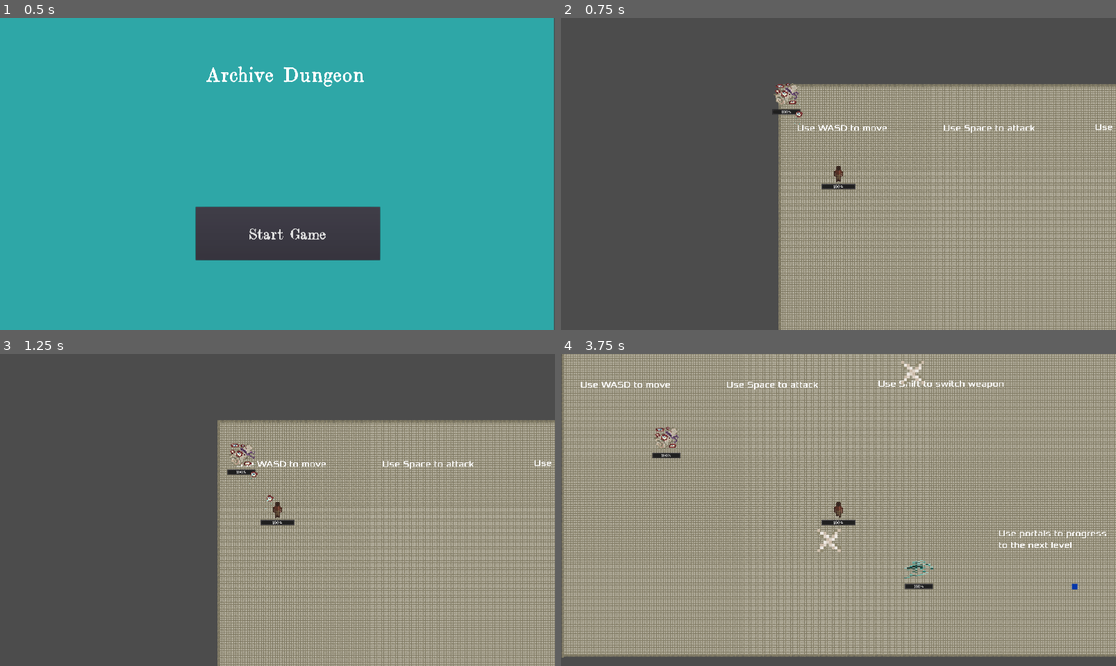
Above: before the commit, frames 1-4 (two rows, left to right).
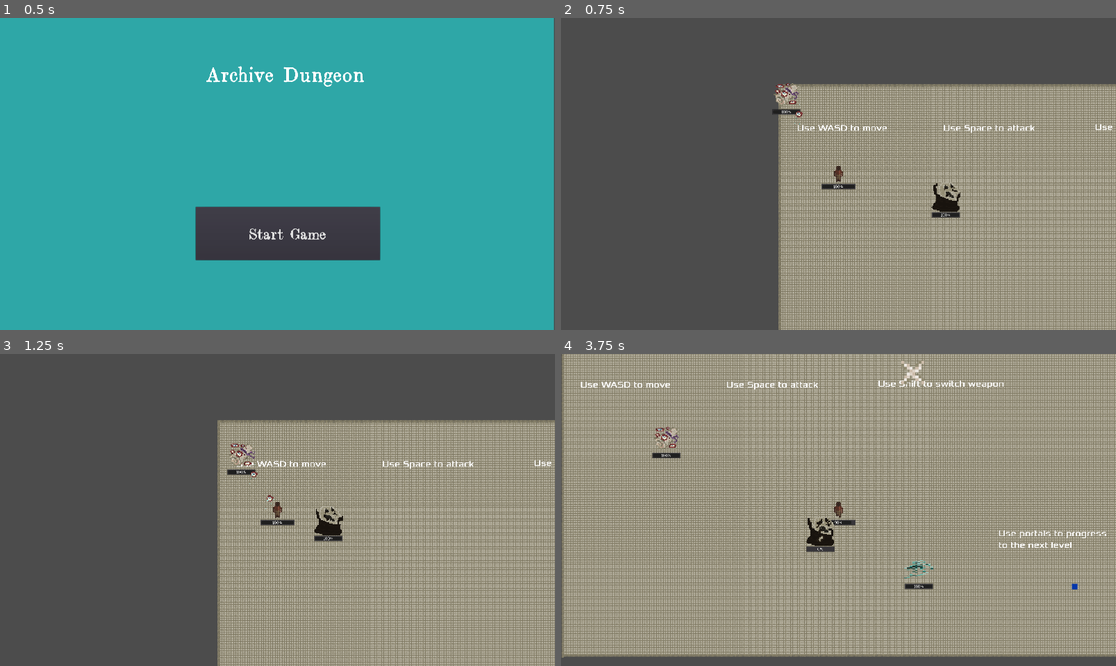
Above: after the commit, the same moments.

Repository: Not-Aaron/archive_dungeon
Game: Godot game, scene res://src/ui/start_screen.tscn
Same seed, same stepped clock (60 frames per second), same inputs: the game is played once before the commit and once after it.
Inputs (mouse positions are in pixels of both pictures, inside the frame that each line leads up to):
- Up to frame 1 (0.5 s): no input
- Up to frame 2 (0.75 s): click "Start Game" at 0.5 s
- Up to frame 3 (1.25 s): no input
- Up to frame 4 (3.75 s): move the mouse to (960, 494) at 1.27 s; hold D (move_right) 1.28-2.03 s; tap Space (shoot) at 1.35, 2.1, 3.05, 3.6 s; move the mouse to (727, 525) at 2.02 s; hold S (move_down) 2.03-2.78 s; move the mouse to (894, 441) at 2.77 s; hold D (move_right) 2.78-3.53 s; tap Shift (switch) at 2.85 s; move the mouse to (810, 572) at 3.52 s; hold W (move_up) from 3.53 s (still down)

Frame 1 is identical in both runs. In frame 2, 0.4% of the frame differs, in the area x 66-72%, y 52-65%; in frame 3, 0.4%; in frame 4, 0.5%, in the area x 44-53%, y 52-64%.
Error after the commit: Invalid call to function 'set_direction' in base 'Area2D (tar.gd)'. Expected 2 arguments. (res://src/actors/tar)

Commit message:
Work in progress on tar enemy
Started working on his behavior. He is faster and has a lingering, spray like weapon that drips tar. Working on a random number system to give him a bit of a spray in his attack. In addition to this, would like to include a slight slowdown function from coming into contact with the tar.

Diff:
--- a/project.godot
+++ b/project.godot
@@ -19,17 +19,27 @@
 "language": "GDScript",
 "path": "res://src/actors/scroll enemy/Eye.gd"
 }, {
-
 "base": "KinematicBody2D",
 "class": "Player",
 "language": "GDScript",
 "path": "res://src/actors/player/player.gd"
+}, {
+"base": "Area2D",
+"class": "Tar",
+"language": "GDScript",
+"path": "res://src/actors/tar enemy/tar.gd"
+}, {
+"base": "Area2D",
+"class": "Tarshot",
+"language": "GDScript",
+"path": "res://tar.gd"
 } ]
 _global_script_class_icons={
 "Bullet": "",
 "Eye": "",
-
-"Player": ""
+"Player": "",
+"Tar": "",
+"Tarshot": ""
 }
 
 [application]
--- /dev/null
+++ b/src/actors/tar enemy/tar.gd
@@ -0,0 +1,35 @@
+extends Area2D
+class_name Tar
+export (int) var speed = 20
+
+var direction := Vector2.ZERO
+var spin = PI
+onready var kill_timer = $KillTimer
+
+func _ready():
+	kill_timer.start()
+	$AnimatedSprite.animation = "shot"
+	$AnimatedSprite.play()
+
+# Called every frame. 'delta' is the elapsed time since the previous frame.
+func _physics_process(_delta: float):
+	if direction != Vector2.ZERO:
+		var velocity = position.direction_to(direction) * speed
+
+		global_position += velocity
+	#spin+=1
+	#self.set_rotation(spin)
+
+
+func set_direction(direction: Vector2):
+	self.direction = direction
+
+
+func _on_KillTimer_timeout():
+	queue_free()
+
+
+func _on_Bullet_body_entered(body):
+	if body.has_method("handle_hit"):
+		body.handle_hit()
+		queue_free()
--- /dev/null
+++ b/src/actors/tar enemy/tar.tscn
@@ -0,0 +1,48 @@
+[gd_scene load_steps=7 format=2]
+
+[ext_resource path="res://assets/enemy/tar monster/tar1.png" type="Texture" id=1]
+[ext_resource path="res://tar.gd" type="Script" id=4]
+
+[sub_resource type="CapsuleShape2D" id=4]
+radius = 12.0
+height = 0.0
+
+[sub_resource type="SpriteFrames" id=5]
+animations = [ {
+"frames": [ ExtResource( 1 ) ],
+"loop": true,
+"name": "shot",
+"speed": 5.0
+} ]
+
+[sub_resource type="CanvasItemMaterial" id=3]
+
+[sub_resource type="ParticlesMaterial" id=6]
+next_pass = SubResource( 3 )
+flag_disable_z = true
+gravity = Vector3( 0, 98, 0 )
+orbit_velocity = 0.0
+orbit_velocity_random = 0.0
+
+[node name="Tar" type="Area2D"]
+script = ExtResource( 4 )
+
+[node name="CollisionShape2D" type="CollisionShape2D" parent="."]
+shape = SubResource( 4 )
+
+[node name="AnimatedSprite" type="AnimatedSprite" parent="."]
+scale = Vector2( 3, 3 )
+frames = SubResource( 5 )
+animation = "shot"
+
+[node name="KillTimer" type="Timer" parent="."]
+wait_time = 0.25
+
+[node name="Particles2D" type="Particles2D" parent="."]
+scale = Vector2( 2, 2 )
+explosiveness = 1.0
+randomness = 1.0
+process_material = SubResource( 6 )
+texture = ExtResource( 1 )
+
+[connection signal="timeout" from="KillTimer" to="." method="_on_KillTimer_timeout"]
--- a/src/actors/tar enemy/tarenemy.gd
+++ b/src/actors/tar enemy/tarenemy.gd
@@ -1,16 +1,82 @@
 extends Area2D
 
-
+onready var player = $"../Player"
+onready var weapon = $tarweapon
+export var aggro_radius = 800
+export var speed = 400
+var health = 30
+var damage = 5
+var max_health = 20
+var velocity = Vector2.ZERO
+var attackdmg = 3
+onready var cooldowntimer = $attackcooldown
+onready var deathtimer = $deathtimer
 # Declare member variables here. Examples:
-# var a = 2
-# var b = "text"
+# var a: int = 2
+# var b: String = "text"
 
 
 # Called when the node enters the scene tree for the first time.
-func _ready():
-	pass # Replace with function body.
+func _ready() -> void:
+	cooldowntimer.start()
+	#pass # Replace with function body.
 
 
 # Called every frame. 'delta' is the elapsed time since the previous frame.
-#func _process(delta):
-#	pass
+# warning-ignore:unused_argument
+func _process(delta: float) -> void:
+
+	if not is_instance_valid(player) or position.distance_to(player.position) > aggro_radius or health <= 0:
+		cooldowntimer.stop()
+		velocity = Vector2.ZERO
+		if health <= 0:
+			return
+		$AnimatedSprite.stop()
+		#cooldowntimer.stop()
+		return
+	#cooldowntimer.start()
+	$AnimatedSprite.animation = "move"
+	$AnimatedSprite.play()
+	velocity = speed*position.direction_to(player.position)
+	position += velocity * delta
+	#implement attack cooldown
+	#attack(attackdmg)
+
+# Damage player upon collision
+
+func attack(attack:float):
+	#weapon._ready()
+	weapon.shoot(player.position)
+
+
+func take_damage(damage: float):
+	health -= damage
+	if health <= 0:
+		die()
+
+func die():
+	deathtimer.start()
+	$AnimatedSprite.animation = "die"
+	$AnimatedSprite.play()
+
+	#queue_free()
+
+func _on_attackcooldown_timeout():
+	attack(attackdmg)
+	#queue_free()
+	#pass()
+
+
+func _on_Tarenemy_body_entered(body):
+	if body == player:
+		if player.vulnerable:
+			$AnimatedSprite.animation = "attack"
+			player.take_damage(damage) # Replace with function body.
+
+
+func _on_Tarenemy_body_exited(body):
+	$AnimatedSprite.animation = "move" # Replace with function body.
+
+
+func _on_deathtimer_timeout():
+	queue_free() # Replace with function body. # Replace with function body.
--- a/src/actors/tar enemy/tarenemy.tscn
+++ b/src/actors/tar enemy/tarenemy.tscn
@@ -10,9 +10,9 @@
 [ext_resource path="res://assets/enemy/tar monster/tarmonsterdie3.png" type="Texture" id=8]
 [ext_resource path="res://assets/enemy/tar monster/tarmonsterdie5.png" type="Texture" id=9]
 [ext_resource path="res://assets/enemy/tar monster/tarmonsterdie4.png" type="Texture" id=10]
-[ext_resource path="res://src/actors/scroll enemy/Eye.tscn" type="PackedScene" id=11]
+[ext_resource path="res://src/actors/tar enemy/tarweapon.gd" type="Script" id=11]
 [ext_resource path="res://src/ui/health_bar.tscn" type="PackedScene" id=12]
-[ext_resource path="res://src/actors/scroll enemy/scrollweapon.gd" type="Script" id=13]
+[ext_resource path="res://src/actors/tar enemy/tar.tscn" type="PackedScene" id=13]
 [ext_resource path="res://src/actors/tar enemy/tarenemy.gd" type="Script" id=14]
 
 [sub_resource type="RectangleShape2D" id=1]
@@ -26,7 +26,7 @@
 "speed": 5.0
 }, {
 "frames": [ ExtResource( 7 ), ExtResource( 5 ), ExtResource( 8 ), ExtResource( 10 ), ExtResource( 9 ) ],
-"loop": false,
+"loop": true,
 "name": "die",
 "speed": 5.0
 }, {
@@ -68,11 +68,16 @@
 frames = SubResource( 2 )
 animation = "die"
 
-[node name="weapon" type="Position2D" parent="."]
-script = ExtResource( 13 )
-Eye = ExtResource( 11 )
+[node name="tarweapon" type="Position2D" parent="."]
+script = ExtResource( 11 )
+Tar = ExtResource( 13 )
 
 [node name="attackcooldown" type="Timer" parent="."]
-wait_time = 0.1
+wait_time = 0.01
 
 [node name="deathtimer" type="Timer" parent="."]
+
+[connection signal="body_entered" from="." to="." method="_on_Tarenemy_body_entered"]
+[connection signal="body_exited" from="." to="." method="_on_Tarenemy_body_exited"]
+[connection signal="timeout" from="attackcooldown" to="." method="_on_attackcooldown_timeout"]
+[connection signal="timeout" from="deathtimer" to="." method="_on_deathtimer_timeout"]
--- /dev/null
+++ b/src/actors/tar enemy/tarweapon.gd
@@ -0,0 +1,35 @@
+extends Position2D
+
+export (PackedScene) var Tar
+onready var player = $"../Player"
+onready var attack = Tar
+
+var rng = RandomNumberGenerator.new()
+# Called when the node enters the scene tree for the first time.
+##func _ready() -> void:
+	##pass # Replace with function body.
+
+##func _process(delta: float) -> void:
+	##if not is_instance_valid(player):
+		#velocity = Vector2.ZERO
+		#$AnimatedSprite.stop()
+		##return
+	#$AnimatedSprite.animation = "move"
+	#$AnimatedSprite.play()
+	#velocity = speed*position.direction_to(player.position)
+	#position += velocity * delta
+	##shoot()
+
+func shoot(target:Vector2):
+	###if not is_instance_valid(player):
+		###return
+	var bullet_instance = attack.instance()
+	#target player!
+	#var target = player.position
+	#var direction_to_mouse = global_position.direction_to(target).normalized()
+	#bullet_instance.set_direction(direction_to_mouse)
+	var my_random_number = rng.randf_range(.5, 1.5)
+#	var spray = target * my_random_number
+	bullet_instance.set_direction(target)
+	get_parent().get_parent().add_child(bullet_instance)
+	bullet_instance.global_position = global_position
--- /dev/null
+++ b/src/actors/tar enemy/weapon.gd
@@ -0,0 +1,32 @@
+extends Position2D
+
+export (PackedScene) var Tar
+onready var player = $"../Player"
+onready var attack = Tar
+
+# Called when the node enters the scene tree for the first time.
+##func _ready() -> void:
+	##pass # Replace with function body.
+
+##func _process(delta: float) -> void:
+	##if not is_instance_valid(player):
+		#velocity = Vector2.ZERO
+		#$AnimatedSprite.stop()
+		##return
+	#$AnimatedSprite.animation = "move"
+	#$AnimatedSprite.play()
+	#velocity = speed*position.direction_to(player.position)
+	#position += velocity * delta
+	##shoot()
+
+func shoot(target:Vector2):
+	###if not is_instance_valid(player):
+		###return
+	var bullet_instance = attack.instance()
+	#target player!
+	#var target = player.position
+	#var direction_to_mouse = global_position.direction_to(target).normalized()
+	#bullet_instance.set_direction(direction_to_mouse)
+	bullet_instance.set_direction(target)
+	get_parent().get_parent().add_child(bullet_instance)
+	bullet_instance.global_position = global_position
--- a/src/main.tscn
+++ b/src/main.tscn
@@ -11,6 +11,7 @@
 [ext_resource path="res://assets/sfx and music/swanlakemodification fortot.mp3" type="AudioStream" id=9]
 [ext_resource path="res://src/actors/test_flying_enemy/fly_enemy.tscn" type="PackedScene" id=10]
 [ext_resource path="res://src/actors/scroll enemy/ScrollEnemy.tscn" type="PackedScene" id=11]
+[ext_resource path="res://src/actors/tar enemy/tarenemy.tscn" type="PackedScene" id=12]
 
 [sub_resource type="RectangleShape2D" id=1]
 extents = Vector2( 842.556, 6.19409 )
@@ -145,3 +146,6 @@
 autowrap = true
 
 [node name="ScrollEnemy" parent="." instance=ExtResource( 11 )]
+
+[node name="Tarenemy" parent="." instance=ExtResource( 12 )]
+position = Vector2( 643, 403 )
--- /dev/null
+++ b/tar.gd
@@ -0,0 +1,38 @@
+extends Area2D
+class_name Tarshot
+export (int) var speed = 20
+
+var direction := Vector2.ZERO
+var spin = PI
+onready var kill_timer = $KillTimer
+#var rng = RandomNumberGenerator.new()
+
+func _ready():
+	kill_timer.start()
+	$AnimatedSprite.animation = "shot"
+	$AnimatedSprite.play()
+	#var my_random_number = rng.randf_range(.5, 1.5)
+# Called every frame. 'delta' is the elapsed time since the previous frame.
+func _physics_process(_delta: float):
+	if direction != Vector2.ZERO:
+
+		var velocity = position.direction_to(direction) * speed
+
+		global_position += velocity
+	spin+=1
+	self.set_rotation(spin)
+
+
+func set_direction(direction: Vector2, my_random_number: float):
+
+	self.direction = direction * my_random_number
+
+
+func _on_KillTimer_timeout():
+	queue_free()
+
+
+func _on_Bullet_body_entered(body):
+	if body.has_method("handle_hit"):
+		body.handle_hit()
+		queue_free()
Binary file added: assets/enemy/tar monster/tar1.png
Not shown, added: assets/enemy/tar monster/tar1.png.import
Binary file added: assets/enemy/tar monster/tar2.png
Not shown, added: assets/enemy/tar monster/tar2.png.import
Binary file added: assets/enemy/tar monster/tarpartic.png
Not shown, added: assets/enemy/tar monster/tarpartic.png.import
Not shown: 1 places in src/actors/scroll enemy/Eye.tscn that only renumber resources
Not shown: 1 places in src/main.tscn that only renumber resources
